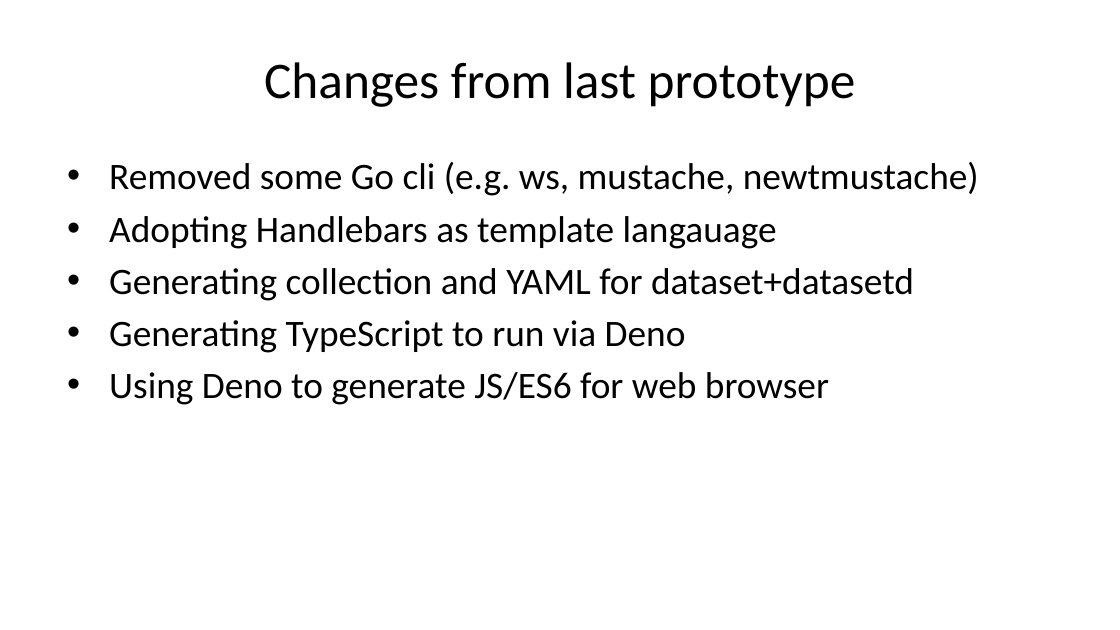
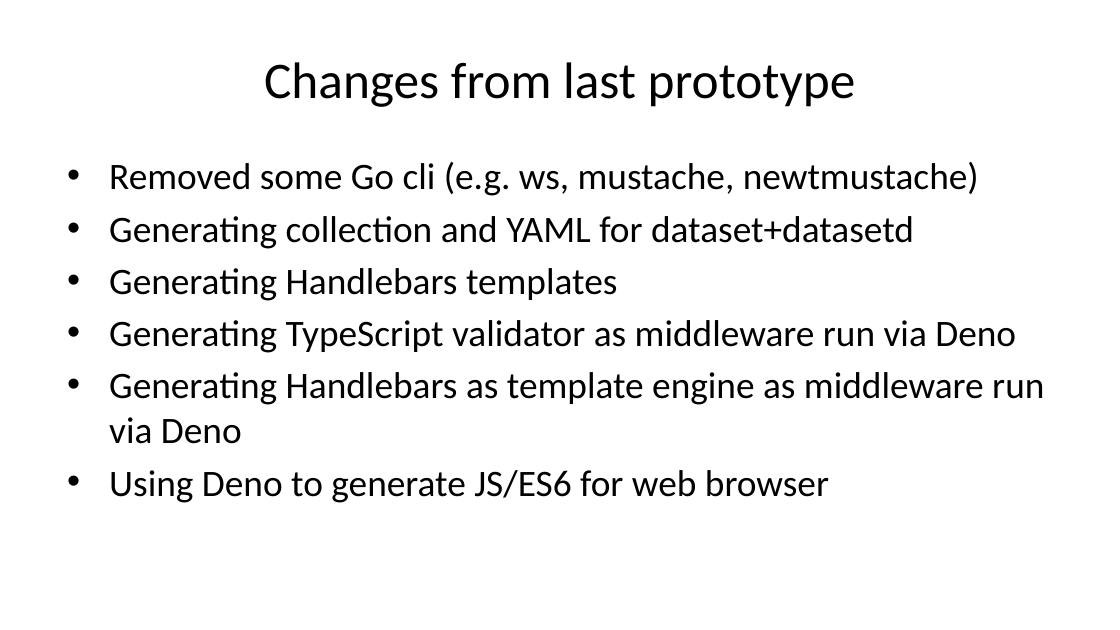
Before and after one commit to caltechlibrary/newt, a slide deck: slide 11 of presentation3/newt-p3.pptx. Drawn at 1120x630 pixels with LibreOffice and Linux fonts; fonts in the diff are those of the drawing. Boxes give left, top, right and bottom in pixels: in the first picture for what was removed or moved away, otherwise in the second. Text is boxed around its words. In the diff, an @@ line names an element or a change of style, - is before the commit and + after.

```diff
--- a/presentation3/newt-p3.pptx
+++ b/presentation3/newt-p3.pptx
@@ text at box(109, 216, 777, 249): paragraph removed @@
-• Adopting Handlebars as template langauage
@@ text at box(109, 268, 1044, 444): text changed @@
-• Generating TypeScript to run via Deno
+• Generating Handlebars templates
+• Generating TypeScript validator as middleware run via Deno
+• Generating Handlebars as template engine as middleware run via Deno
```
Also in this commit, not shown: 5 other slides changed, 41 other files.
